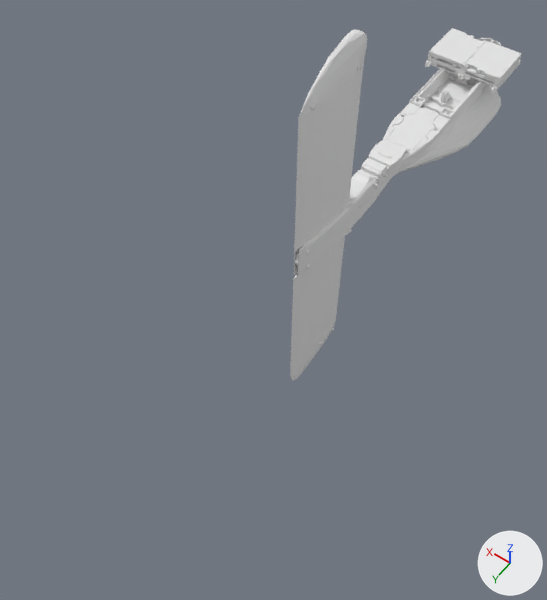
A saved change to the glTF model tools/atlas-parts.glb.
Before and after are seen from a 50 mm lens placed at (-0.311, 0.923, 0.647), pointed at (0.012, 0.471, -0.064). Lighting does not change. The marker at lower right points along +X, +Y and +Z. The older version comes first. Where no turn or scale is listed for an object, it has been applied to the vertices.

In view in the first picture: 'atne__grey', 'silvus-4400__grey' and 1 more.
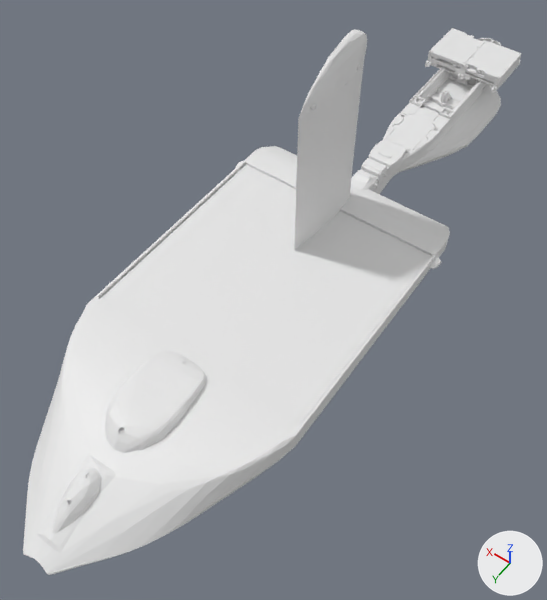
Boxes (x1, y1, x2, y2) around the edits, measured in the pictures (547 x 600 px):
'starlink__grey', added
    after: (23, 146, 450, 575)

The change in detail:
Mesh me_starlink__grey is new.
It has 27619 vertices, 55371 faces and spans x -0.142..0.142, y -0.276..0.276, z -0.041..0.041.
Object 'starlink__grey' (ob_starlink__grey) is new; it shows me_starlink__grey.
Its location is (0.0, 0.581, -0.018).
